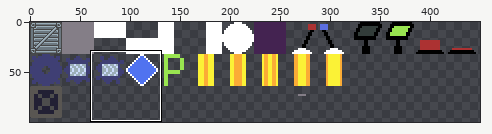
Pixel-art file -- assets/tiles_32.aseprite. Above: a wide view before the commit, with the close-up outlined.
Close-up. First the earlier version:
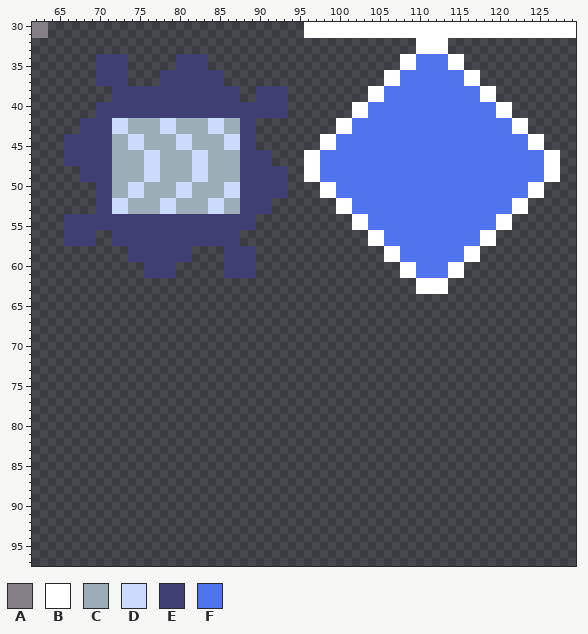
512x512 pixels, 1 frame. Shown: x 62..129, y 30..97. The wide view leaves out empty margins. The commit also changed other parts of the picture, which this record leaves out.
Palette (. is transparent): A #847e87  B #ffffff  C #9badb7  D #cbdbfc  E #3f3f74  F #5073f0
Pixels before (only the part around the change), first column x 62:
30 AA................................BBBBBBBBBBBBBBBBBBBBBBBBBBBBBBBBBB
31 AA................................BBBBBBBBBBBBBBBBBBBBBBBBBBBBBBBBBB
32 ................................................BBBB................
33 ................................................BBBB................
34 ........EEEE......EEEE........................BBFFFFBB..............
35 ........EEEE......EEEE........................BBFFFFBB..............
36 ........EEEE....EEEEEEEE....................BBFFFFFFFFBB............
37 ........EEEE....EEEEEEEE....................BBFFFFFFFFBB............
38 ..........EEEEEEEEEEEEEEEE..EEEE..........BBFFFFFFFFFFFFBB..........
39 ..........EEEEEEEEEEEEEEEE..EEEE..........BBFFFFFFFFFFFFBB..........
40 ........EEEEEEEEEEEEEEEEEEEEEEEE........BBFFFFFFFFFFFFFFFFBB........
41 ........EEEEEEEEEEEEEEEEEEEEEEEE........BBFFFFFFFFFFFFFFFFBB........
42 ......EEEEDDCCCCDDCCCCDDCCEE..........BBFFFFFFFFFFFFFFFFFFFFBB......
43 ......EEEEDDCCCCDDCCCCDDCCEE..........BBFFFFFFFFFFFFFFFFFFFFBB......
44 ....EEEEEECCDDCCCCDDCCCCDDEE........BBFFFFFFFFFFFFFFFFFFFFFFFFBB....
45 ....EEEEEECCDDCCCCDDCCCCDDEE........BBFFFFFFFFFFFFFFFFFFFFFFFFBB....
46 ....EEEEEECCCCDDCCCCDDCCCCEEEE....BBFFFFFFFFFFFFFFFFFFFFFFFFFFFFBB..
47 ....EEEEEECCCCDDCCCCDDCCCCEEEE....BBFFFFFFFFFFFFFFFFFFFFFFFFFFFFBB..
48 ......EEEECCCCDDCCCCDDCCCCEEEEEE..BBFFFFFFFFFFFFFFFFFFFFFFFFFFFFBB..
49 ......EEEECCCCDDCCCCDDCCCCEEEEEE..BBFFFFFFFFFFFFFFFFFFFFFFFFFFFFBB..
50 ........EECCDDCCCCDDCCCCDDEEEEEE....BBFFFFFFFFFFFFFFFFFFFFFFFFBB....
51 ........EECCDDCCCCDDCCCCDDEEEEEE....BBFFFFFFFFFFFFFFFFFFFFFFFFBB....
52 ........EEDDCCCCDDCCCCDDCCEEEE........BBFFFFFFFFFFFFFFFFFFFFBB......
53 ........EEDDCCCCDDCCCCDDCCEEEE........BBFFFFFFFFFFFFFFFFFFFFBB......
54 ....EEEEEEEEEEEEEEEEEEEEEEEE............BBFFFFFFFFFFFFFFFFBB........
55 ....EEEEEEEEEEEEEEEEEEEEEEEE............BBFFFFFFFFFFFFFFFFBB........
56 ....EEEE..EEEEEEEEEEEEEEEE................BBFFFFFFFFFFFFBB..........
57 ....EEEE..EEEEEEEEEEEEEEEE................BBFFFFFFFFFFFFBB..........
58 ............EEEEEEEE....EEEE................BBFFFFFFFFBB............
59 ............EEEEEEEE....EEEE................BBFFFFFFFFBB............
60 ..............EEEE......EEEE..................BBFFFFBB..............
61 ..............EEEE......EEEE..................BBFFFFBB..............
62 ................................................BBBB................
63 ................................................BBBB................
64 ....................................................................
65 ....................................................................
66 ....................................................................
67 ....................................................................
68 ....................................................................
69 ....................................................................
70 ....................................................................
71 ....................................................................
72 ....................................................................
73 ....................................................................
74 ....................................................................
75 ....................................................................
76 ....................................................................
77 ....................................................................
78 ....................................................................
79 ....................................................................
80 ....................................................................
81 ....................................................................
82 ....................................................................
83 ....................................................................
84 ....................................................................
85 ....................................................................
86 ....................................................................
87 ....................................................................
88 ....................................................................
89 ....................................................................
90 ....................................................................
91 ....................................................................
92 ....................................................................
93 ....................................................................
94 ....................................................................
95 ....................................................................
96 ....................................................................
97 ....................................................................
New version:
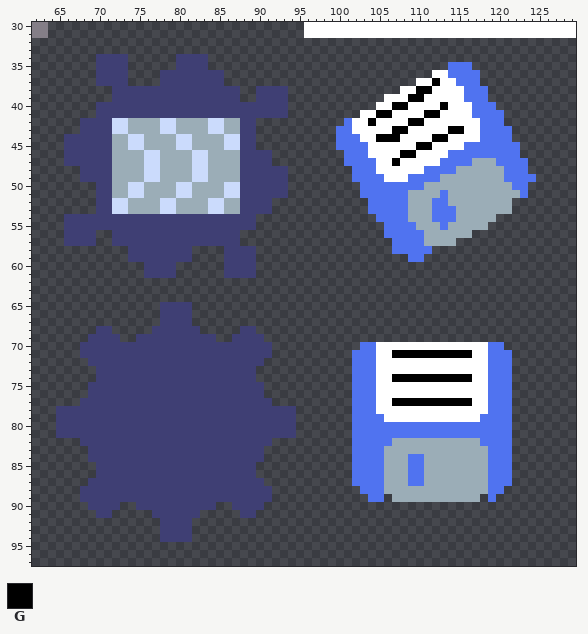
Colours new in this view: G #000000
The edit:
Changed rows in their new state; - is an unchanged pixel.
first column x 65:
32 ---------------------------------------------....--------------
33 ---------------------------------------------....--------------
34 -------------------------------------------........------------
35 -------------------------------------------......FFF-----------
36 -----------------------------------------......BB--FF----------
37 -----------------------------------------....BBGBB-FF----------
38 ---------------------------------------....BBGGBBBB--F.--------
39 ---------------------------------------..BBBGGBBBBB--F.--------
40 -------------------------------------...BBGGBBBBGBBB---..------
41 -------------------------------------.-BGGBBBBGGBBBB---F.------
42 -----------------------------------.FBBGBBBBGGBBBBBBB---...----
43 -----------------------------------FFBBBBBGGBBBBBGGBB----..----
44 ---------------------------------..---BBGGGBBBBGGBBBB----....--
45 ---------------------------------..----BBBBBBGGBBBB-------...--
46 -------------------------------.....---BBBBGGBBBB---------.....
47 -------------------------------.....----BBGBBBBB----CCC----....
48 -------------------------------......---BBBBBB----CCCCCC---....
49 -------------------------------......----BBB----CCCCCCCC----...
50 ---------------------------------.....--------CCCCCCCCCCC--..--
51 ---------------------------------.....------CCCC-CCCCCCCCC-..--
52 -----------------------------------....-----CCC--CCCCCCCC..----
53 -----------------------------------....-----CCC---CCCCCCC..----
54 -------------------------------------...----CCC---CCCCC..------
55 -------------------------------------....----CCC-CCCCC...------
56 ---------------------------------------..-----CCCCCC...--------
57 ---------------------------------------...----CCCC.....--------
58 -----------------------------------------.F----......----------
59 -----------------------------------------...--.......----------
60 -------------------------------------------........------------
61 -------------------------------------------........------------
62 ---------------------------------------------....--------------
63 ---------------------------------------------....--------------
65 -------------EEEE----------------------------------------------
66 -------------EEEE----------------------------------------------
67 -------------EEEE----------------------------------------------
68 -----EE-----EEEEEE-----EE--------------------------------------
69 ----EEEE--EEEEEEEEEE--EEEE-------------------------------------
70 ---EEEEEEEEEEEEEEEEEEEEEEEE-----------FFBBBBBBBBBBBBBBFF-------
71 ---EEEEEEEEEEEEEEEEEEEEEEEE----------FFFBBGGGGGGGGGGBBFFF------
72 ----EEEEEEEEEEEEEEEEEEEEEE-----------FFFBBBBBBBBBBBBBBFFF------
73 -----EEEEEEEEEEEEEEEEEEEE------------FFFBBBBBBBBBBBBBBFFF------
74 -----EEEEEEEEEEEEEEEEEEEE------------FFFBBGGGGGGGGGGBBFFF------
75 ----EEEEEEEEEEEEEEEEEEEEEE-----------FFFBBBBBBBBBBBBBBFFF------
76 ----EEEEEEEEEEEEEEEEEEEEEE-----------FFFBBBBBBBBBBBBBBFFF------
77 ---EEEEEEEEEEEEEEEEEEEEEEEE----------FFFBBGGGGGGGGGGBBFFF------
78 EEEEEEEEEEEEEEEEEEEEEEEEEEEEEE-------FFFBBBBBBBBBBBBBBFFF------
79 EEEEEEEEEEEEEEEEEEEEEEEEEEEEEE-------FFFFBBBBBBBBBBBBFFFF------
80 EEEEEEEEEEEEEEEEEEEEEEEEEEEEEE-------FFFFFFFFFFFFFFFFFFFF------
81 EEEEEEEEEEEEEEEEEEEEEEEEEEEEEE-------FFFFFFFFFFFFFFFFFFFF------
82 ---EEEEEEEEEEEEEEEEEEEEEEEE----------FFFFFCCCCCCCCCCCFFFF------
83 ----EEEEEEEEEEEEEEEEEEEEEE-----------FFFFCCCCCCCCCCCCCFFF------
84 ----EEEEEEEEEEEEEEEEEEEEEE-----------FFFFCCCFFCCCCCCCCFFF------
85 -----EEEEEEEEEEEEEEEEEEEE------------FFFFCCCFFCCCCCCCCFFF------
86 -----EEEEEEEEEEEEEEEEEEEE------------FFFFCCCFFCCCCCCCCFFF------
87 ----EEEEEEEEEEEEEEEEEEEEEE-----------FFFFCCCFFCCCCCCCCFFF------
88 ---EEEEEEEEEEEEEEEEEEEEEEEE-----------FFFCCCCCCCCCCCCCFF-------
89 ---EEEEEEEEEEEEEEEEEEEEEEEE------------FF-CCCCCCCCCCC-F--------
90 ----EEEE--EEEEEEEEEE--EEEE-------------------------------------
91 -----EE-----EEEEEE-----EE--------------------------------------
92 -------------EEEE----------------------------------------------
93 -------------EEEE----------------------------------------------
94 -------------EEEE----------------------------------------------
Pixel boxes of the changes (left, top, right, bottom) in both close-ups:
changed: (304, 38, 560, 294)
added: (56, 302, 296, 542)
added: (352, 342, 512, 502)
